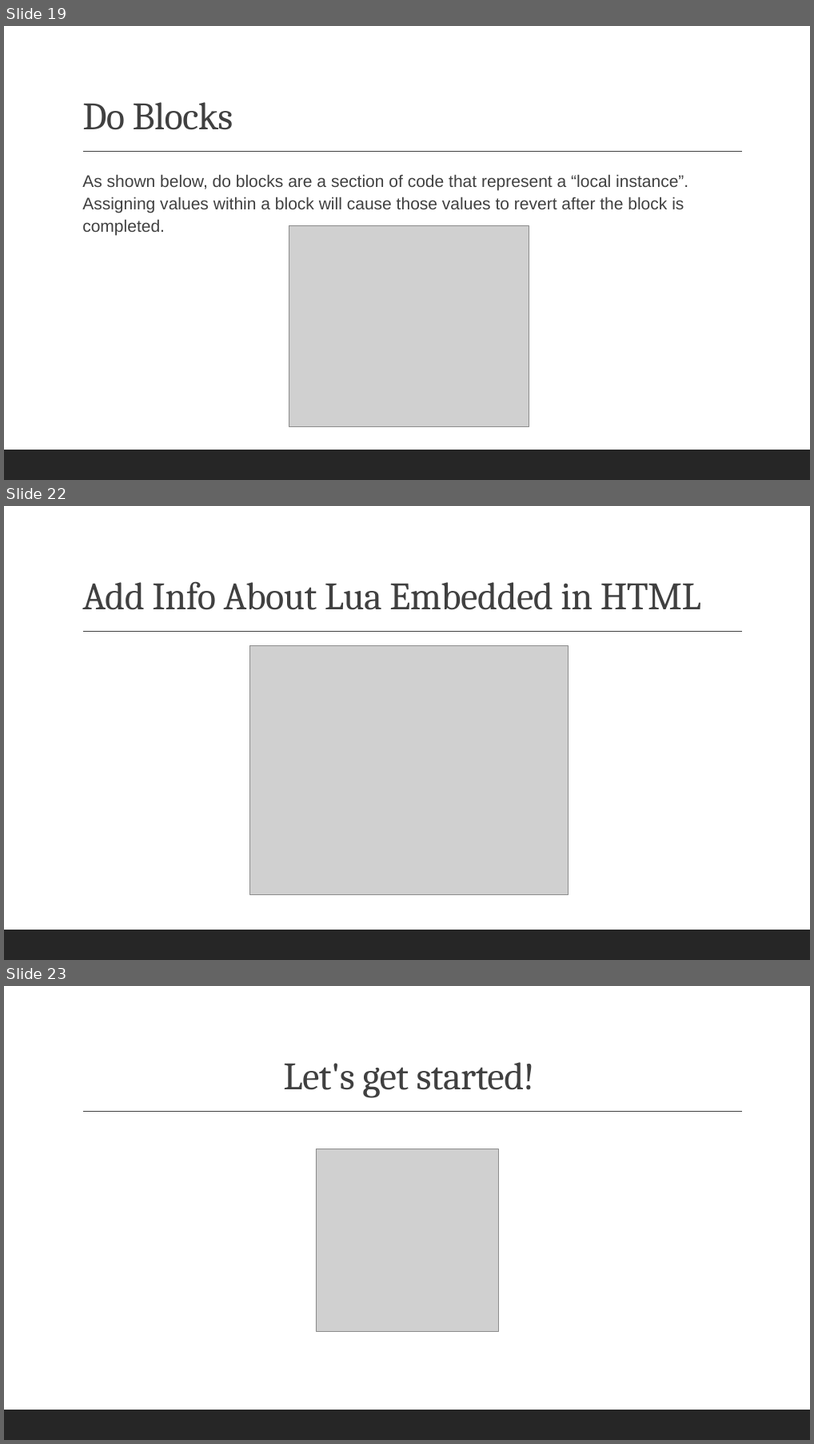
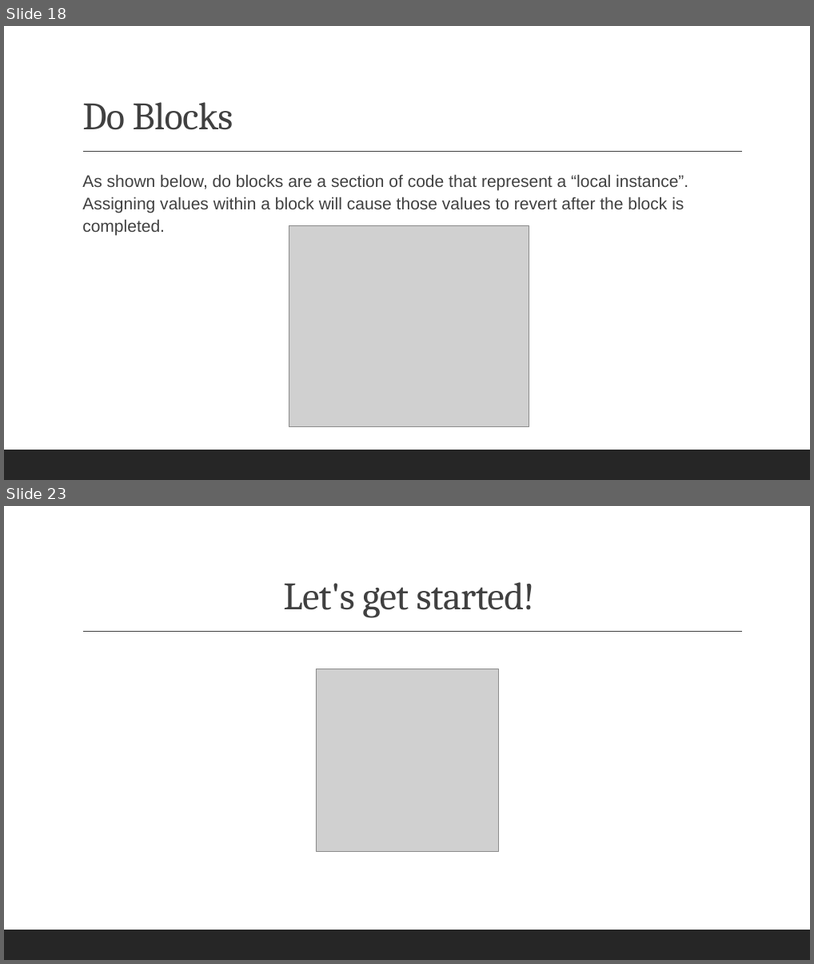
Before and after one commit to ethan-reinsborough/advweb-lua-project, a slide deck: Lua Presentation.pptx. Shown one above the other, each under a label of ours: slides 19, 22 and 23 before the commit, slides 18 and 23 after it; the slides between them are not shown. The pictures are 814x1444 and 814x964 pixels, drawn with LibreOffice and Linux fonts; fonts in the diff are those of the drawing; grey boxes stand for pictures. Boxes give left, top, right and bottom in pixels: in the first picture for what was removed or moved away, otherwise in the second. Text is boxed around its words. In the diff, an @@ line names an element or a change of style, - is before the commit and + after.

```diff
--- a/Lua Presentation.pptx
+++ b/Lua Presentation.pptx
@@ slide 22 removed at [4, 506, 810, 960], background #FFFFFF; not listed: 2 template elements that a slide beside it also shows @@
@@ title removed at [82, 581, 702, 610] @@
-Add Info About Lua Embedded in HTML
@@ picture removed at [250, 646, 569, 894] @@
@@ what was slide 19 is now slide 18 @@
```
Also in this commit, not shown: 2 slides changed, 5 slides added, 3 other slides removed.
